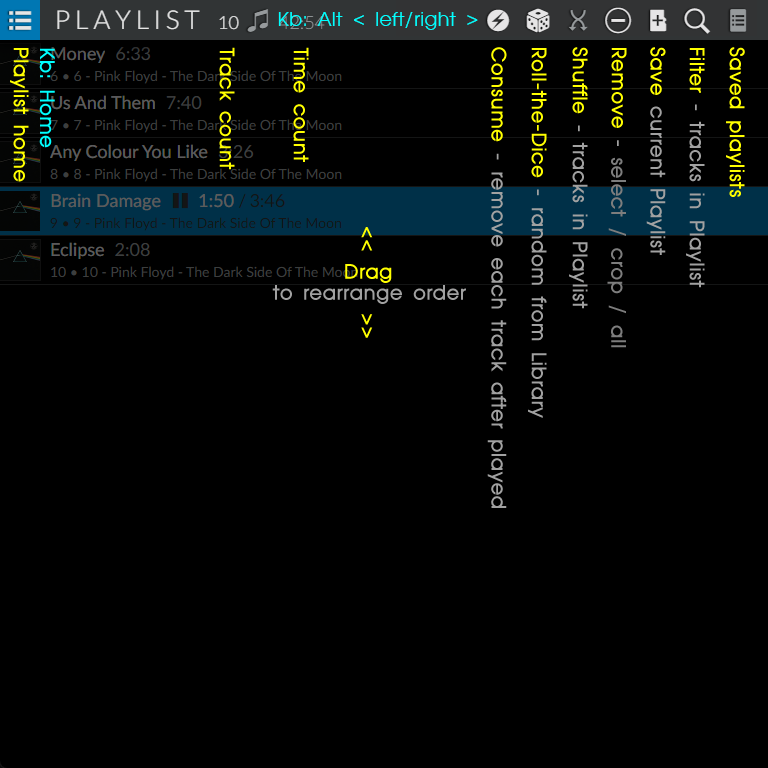
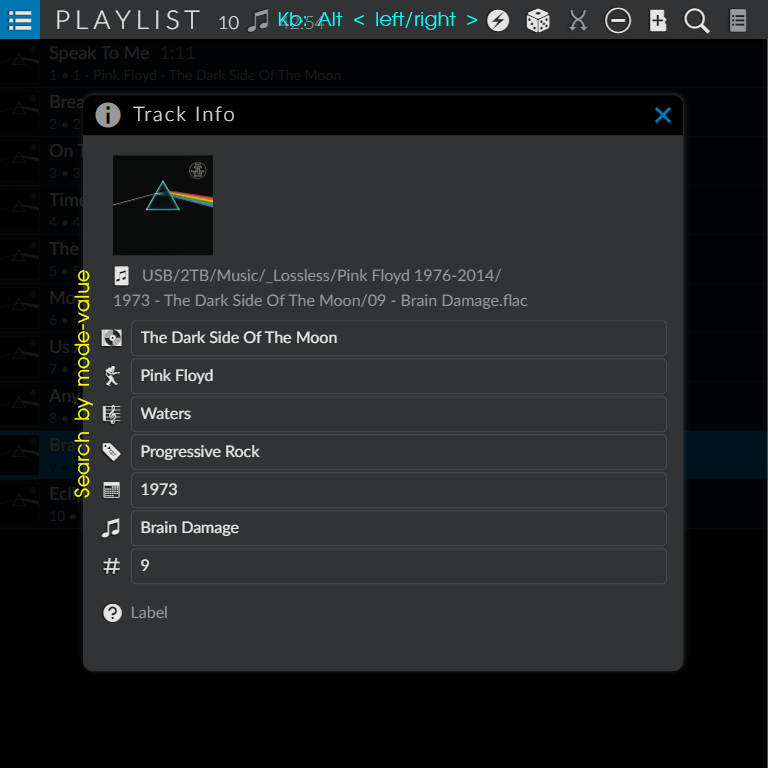
Two versions of the same layered image (768 × 768). Layer-by-layer changes:
added layer "Search by mode-value" above "Layer 27" over [74, 270, 93, 498]
showed "Layer 27", painted on it over [0, 0, 768, 768]
